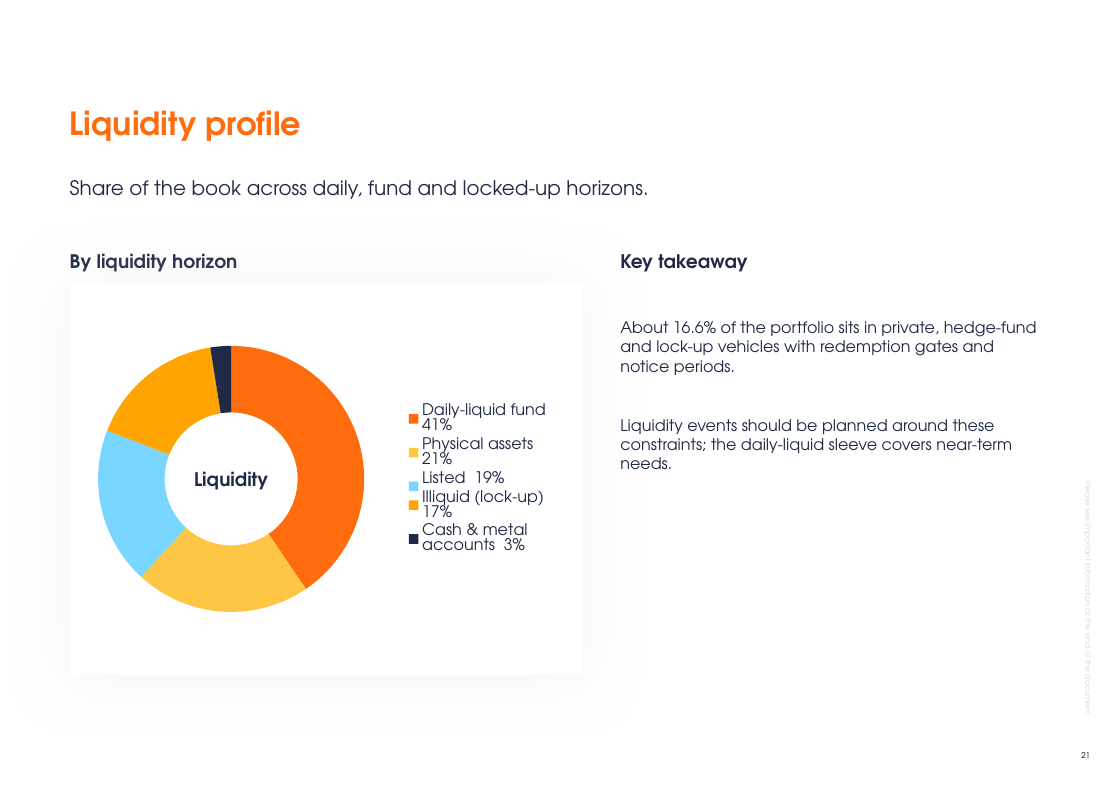
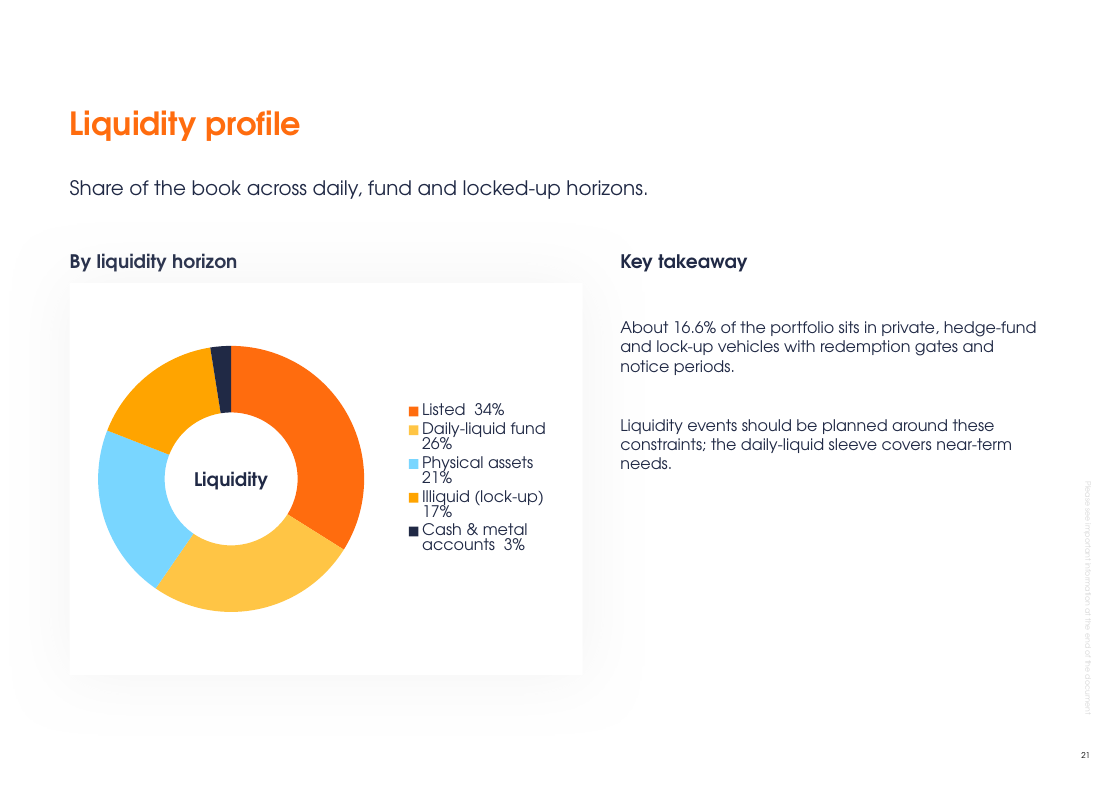
Before and after one commit to jb-db05/Investment_Proposal, a slide deck: slide 21 of Investment Proposal - Growth - August 2026.pptx. Drawn at 1120x792 pixels with LibreOffice and Linux fonts; fonts in the diff are those of the drawing; background and template pictures are left out. Boxes give left, top, right and bottom in pixels: in the first picture for what was removed or moved away, otherwise in the second. Text is boxed around its words. In the diff, an @@ line names an element or a change of style, - is before the commit and + after.

```diff
--- a/Investment Proposal - Growth - August 2026.pptx
+++ b/Investment Proposal - Growth - August 2026.pptx
@@ doughnut chart at (x1=89, y1=302, x2=564, y2=656) @@
-categories: Daily-liquid fund  41%, Physical assets  21%, Listed  19%, Illiquid (lock-up)  17%, Cash & metal accounts  3%
+categories: Listed  34%, Daily-liquid fund  26%, Physical assets  21%, Illiquid (lock-up)  17%, Cash & metal accounts  3%
-Series 1: 41, 21, 19, 17, 3
+Series 1: 34, 26, 21, 17, 3
```
Also in this commit, not shown: 7 other files.
